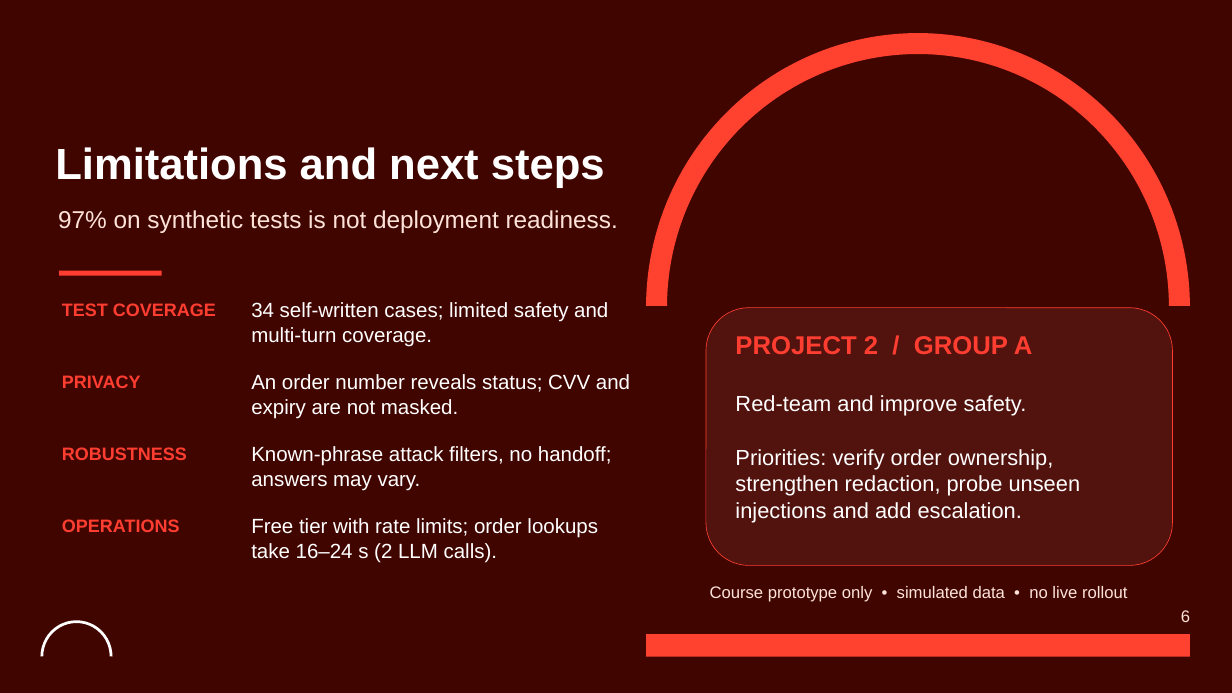
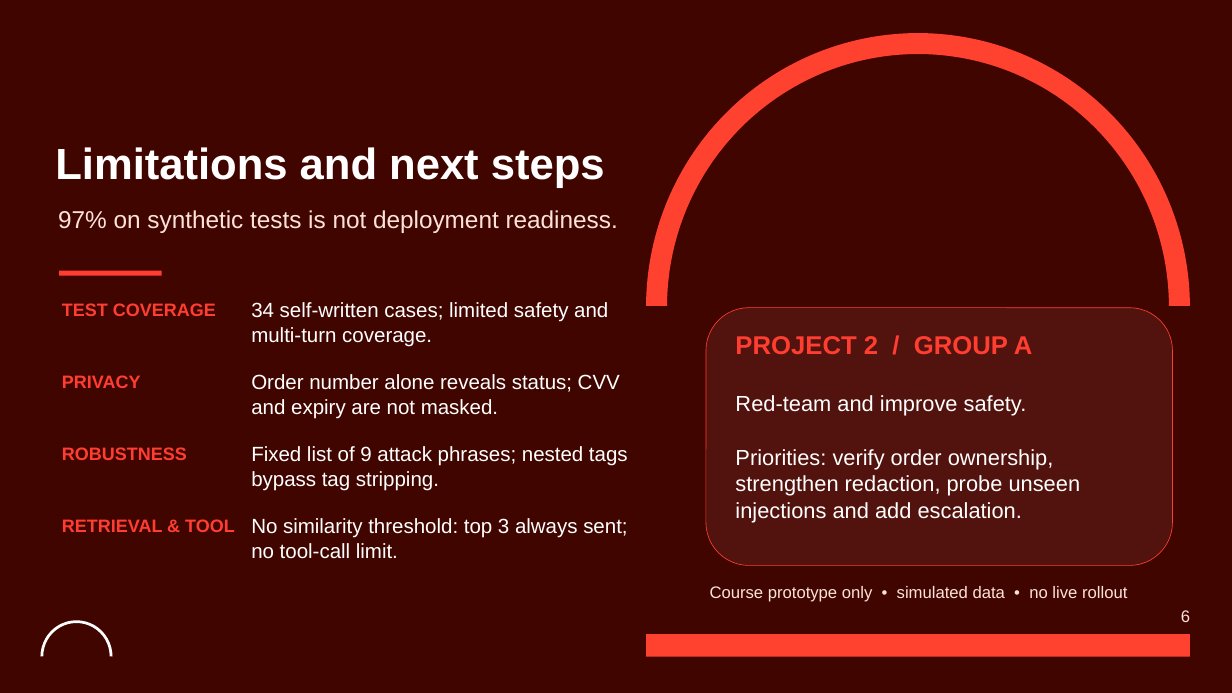
Before and after one commit to peterpalotai/OLLM_project_1, a slide deck: slide 6 of Cairnly_Assistant_OLLM_Project1_GroupA.pptx. Drawn at 1232x693 pixels with LibreOffice and Linux fonts; fonts in the diff are those of the drawing; background and template pictures are left out. Boxes give left, top, right and bottom in pixels: in the first picture for what was removed or moved away, otherwise in the second. Text is boxed around its words. In the diff, an @@ line names an element or a change of style, - is before the commit and + after.

```diff
--- a/Cairnly_Assistant_OLLM_Project1_GroupA.pptx
+++ b/Cairnly_Assistant_OLLM_Project1_GroupA.pptx
@@ text at box(251, 374, 620, 419): text changed @@
-An order number reveals status; CVV and expiry are not masked.
+Order number alone reveals status; CVV and expiry are not masked.
@@ text at box(251, 446, 628, 491): text changed @@
-Known-phrase attack filters, no handoff; answers may vary.
+Fixed list of 9 attack phrases; nested tags bypass tag stripping.
@@ text at box(62, 519, 235, 532): text changed @@
-OPERATIONS
+RETRIEVAL & TOOL
@@ text at box(251, 518, 627, 559): text changed @@
-Free tier with rate limits; order lookups take 16–24 s (2 LLM calls).
+No similarity threshold: top 3 always sent; no tool-call limit.
```
Also in this commit, not shown: 1 other slide changed, 3 other files.
